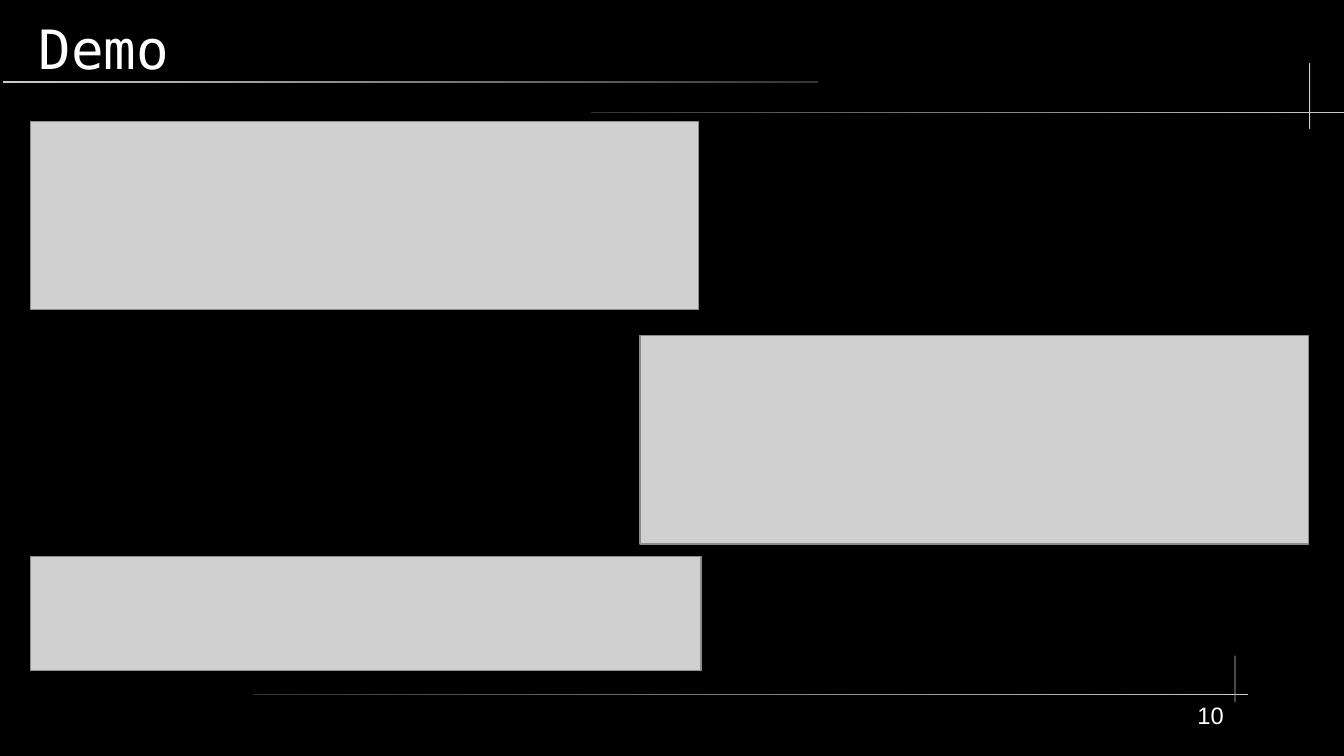
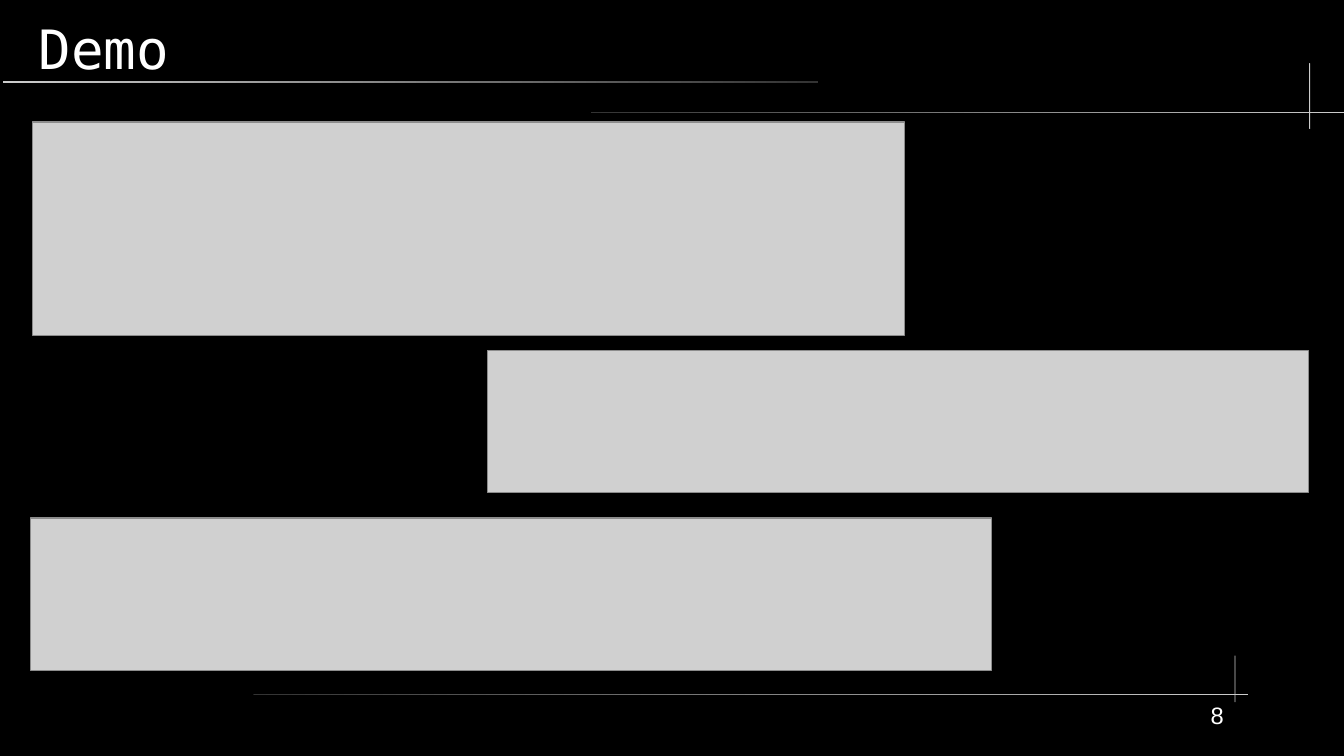
Before and after one commit to shinymonitor/hackyeah, a slide deck: slide 8 of presentation.odp (slide 10 before the commit). Drawn at 1344x756 pixels with LibreOffice and Linux fonts; fonts in the diff are those of the drawing; grey boxes stand for pictures. Boxes give left, top, right and bottom in pixels: in the first picture for what was removed or moved away, otherwise in the second. Text is boxed around its words. In the diff, an @@ line names an element or a change of style, - is before the commit and + after.

```diff
--- a/presentation.odp
+++ b/presentation.odp
@@ picture: place and size @@
-picture at (30,122,699,310)
+picture at (33,122,905,335)
@@ picture: place and size @@
-picture at (640,335,1309,544)
+picture at (488,350,1309,493)
@@ picture: place and size @@
-picture at (30,557,701,671)
+picture at (30,518,992,671)
@@ page number at (1211,707,1224,725): text changed @@
-10
+8
```
Also in this commit, not shown: 1 other slide changed, 2 slides removed, 7 other files.
